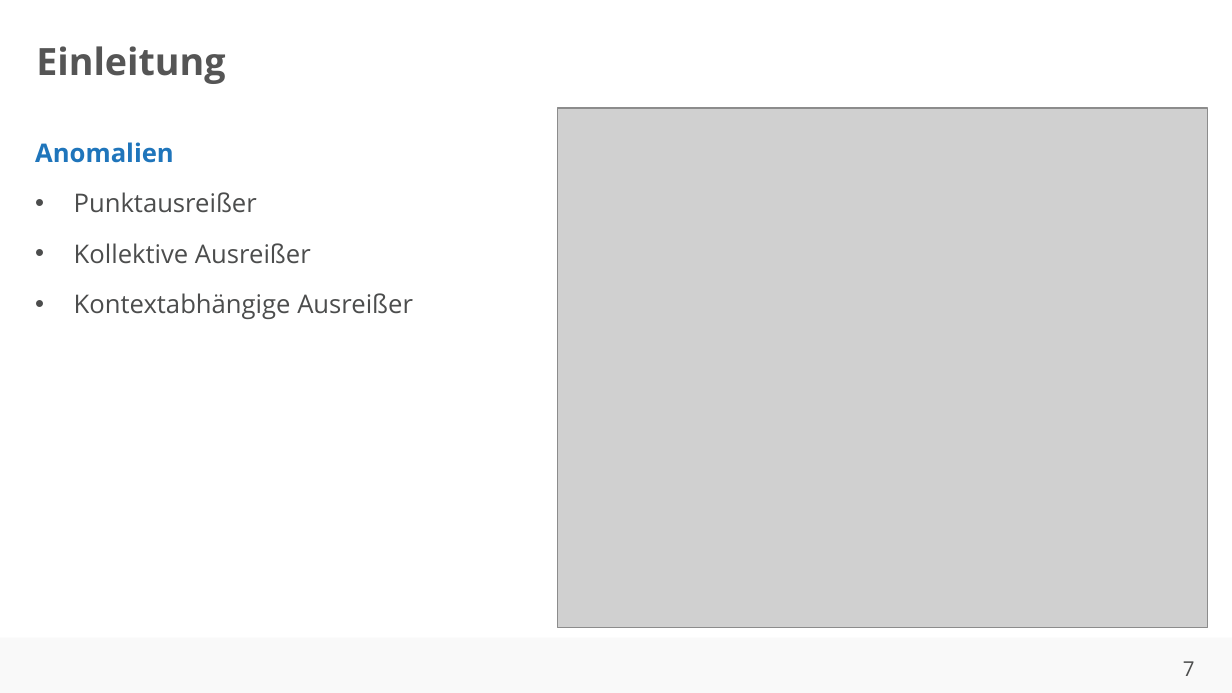
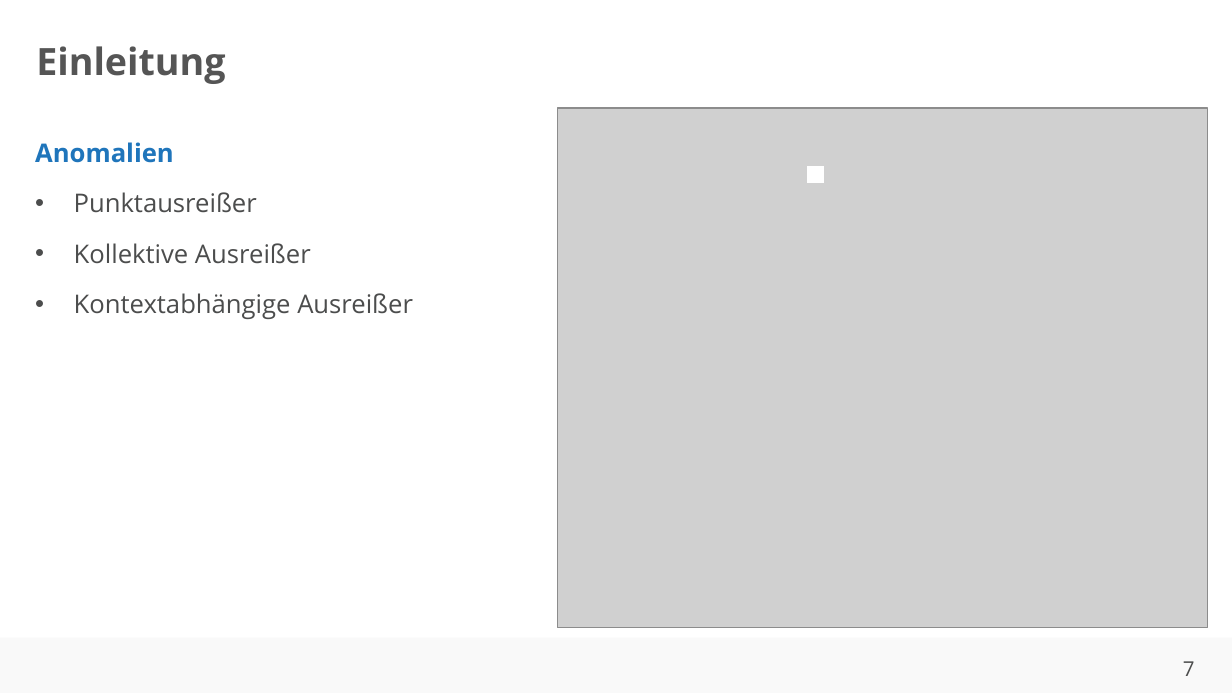
Before and after one commit to ahndavin/Abschlussarbeit_Bachelor, a slide deck: slide 7 of Kolloquium/Kolloquium.pptx. Drawn at 1232x693 pixels with LibreOffice and Linux fonts; fonts in the diff are those of the drawing; grey boxes stand for pictures; background and template pictures are left out. Boxes give left, top, right and bottom in pixels: in the first picture for what was removed or moved away, otherwise in the second. Text is boxed around its words. In the diff, an @@ line names an element or a change of style, - is before the commit and + after.

```diff
--- a/Kolloquium/Kolloquium.pptx
+++ b/Kolloquium/Kolloquium.pptx
@@ rectangle added at <box>808,166,823,181</box>, fill #FFFFFF, outline #FFFFFF 1 pt @@
```
Also in this commit, not shown: 2 other slides changed, 1 slide added.
